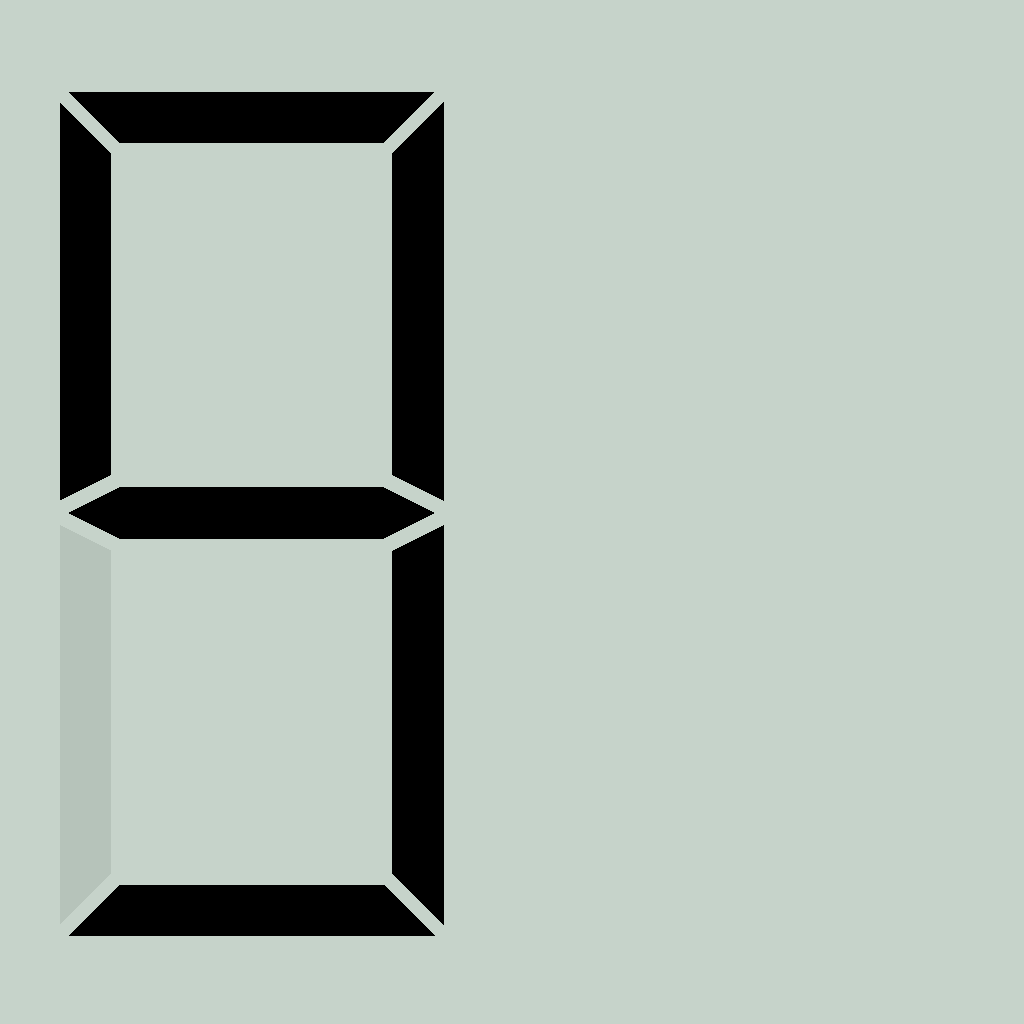
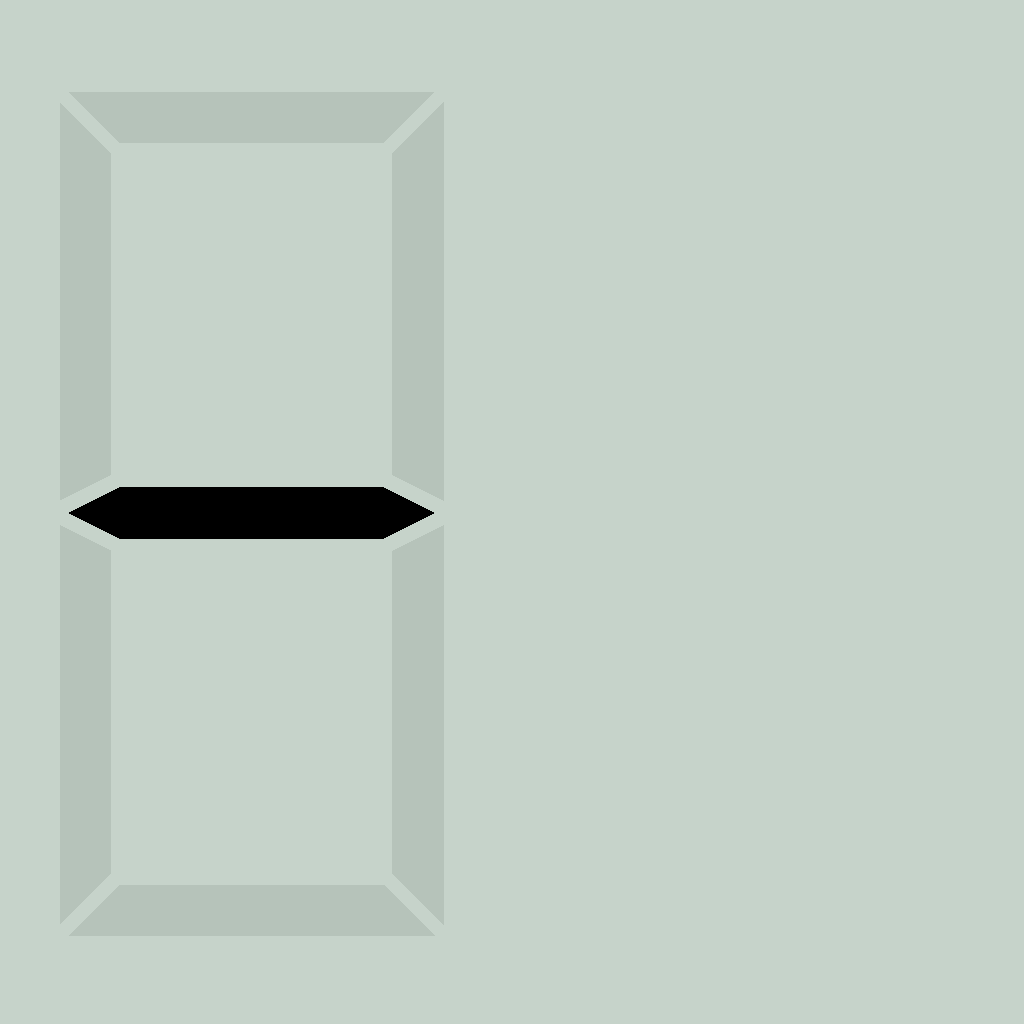
Comparing the layer stacks of the two 1024 × 1024 images. Changes:
added layer "-" above "9" over (60, 92, 444, 936)
